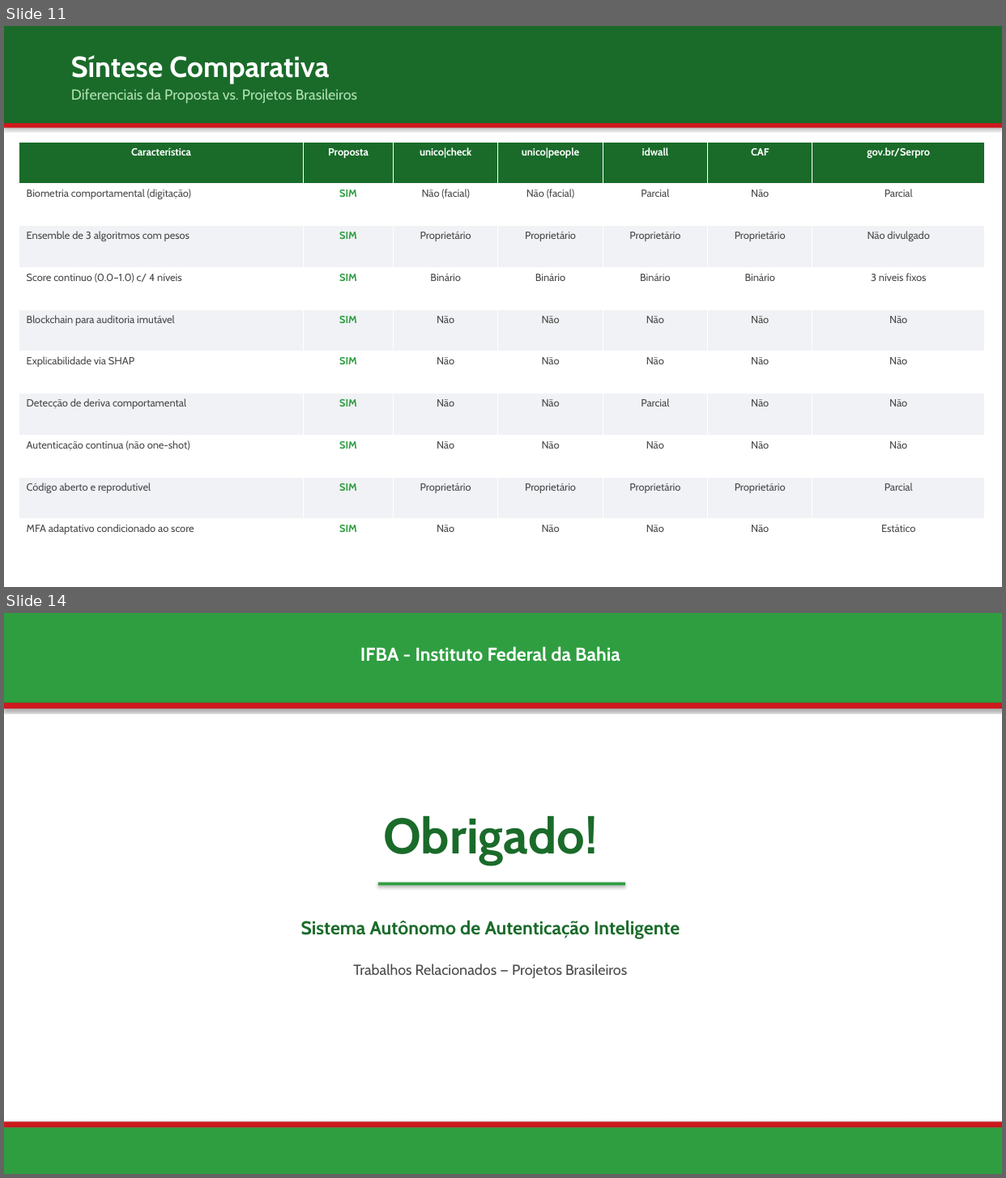
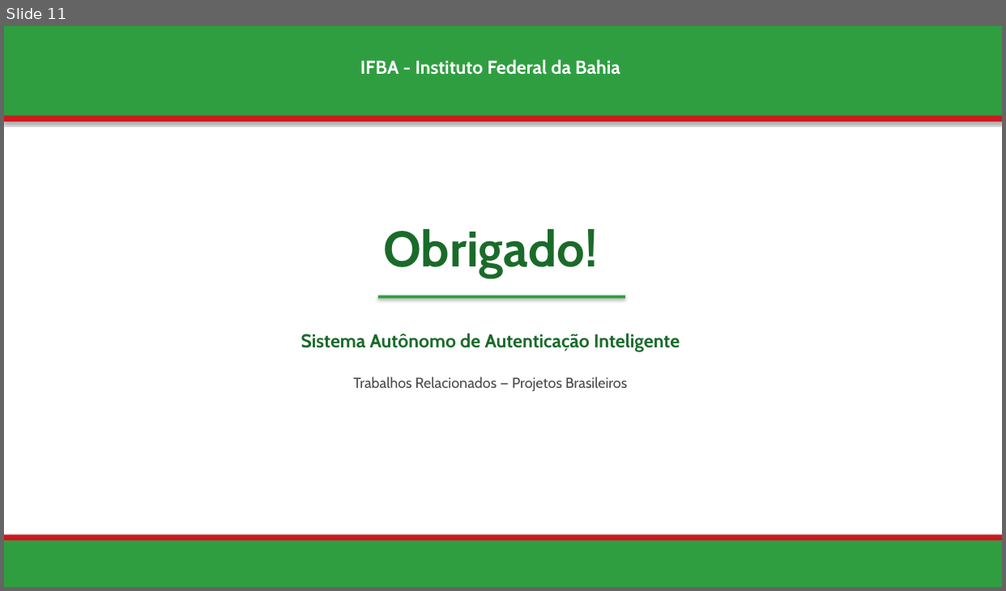
Before and after one commit to jgbcientista/gestao-autonomo, a slide deck: docs/trabalhos-relacionados.pptx. Shown one above the other, each under a label of ours: slides 11 and 14 before the commit, slide 11 after it; the slides between them are not shown. The pictures are 1006x1178 and 1006x591 pixels, drawn with LibreOffice and Linux fonts; fonts in the diff are those of the drawing. Boxes give left, top, right and bottom in pixels: in the first picture for what was removed or moved away, otherwise in the second. Text is boxed around its words. In the diff, an @@ line names an element or a change of style, - is before the commit and + after.

```diff
--- a/docs/trabalhos-relacionados.pptx
+++ b/docs/trabalhos-relacionados.pptx
@@ slide 11 removed at (4, 26, 1002, 587), background #FFFFFF @@
@@ rectangle removed at (4, 26, 1002, 123) @@
@@ text removed at (71, 55, 329, 84) @@
-Síntese Comparativa
@@ text removed at (71, 88, 357, 104) @@
-Diferenciais da Proposta vs. Projetos Brasileiros
@@ rectangle removed at (4, 123, 1002, 128) @@
@@ table removed at (19, 142, 985, 561), 10 rows, 7 columns @@
-Característica | Proposta | unico|check | unico|people | idwall | CAF | gov.br/Serpro
-Biometria comportamental (digitação) | SIM | Não (facial) | Não (facial) | Parcial | Não | Parcial
-Ensemble de 3 algoritmos com pesos | SIM | Proprietário | Proprietário | Proprietário | Proprietário | Não divulgado
-Score contínuo (0.0–1.0) c/ 4 níveis | SIM | Binário | Binário | Binário | Binário | 3 níveis fixos
-Blockchain para auditoria imutável | SIM | Não | Não | Não | Não | Não
-Explicabilidade via SHAP | SIM | Não | Não | Não | Não | Não
-Detecção de deriva comportamental | SIM | Não | Não | Parcial | Não | Não
-Autenticação contínua (não one-shot) | SIM | Não | Não | Não | Não | Não
-Código aberto e reprodutível | SIM | Proprietário | Proprietário | Proprietário | Proprietário | Parcial
-MFA adaptativo condicionado ao score | SIM | Não | Não | Não | Não | Estático
@@ what was slide 14 is now slide 11 @@
```
Also in this commit, not shown: 5 slides changed, 4 slides added, 6 other slides removed.
